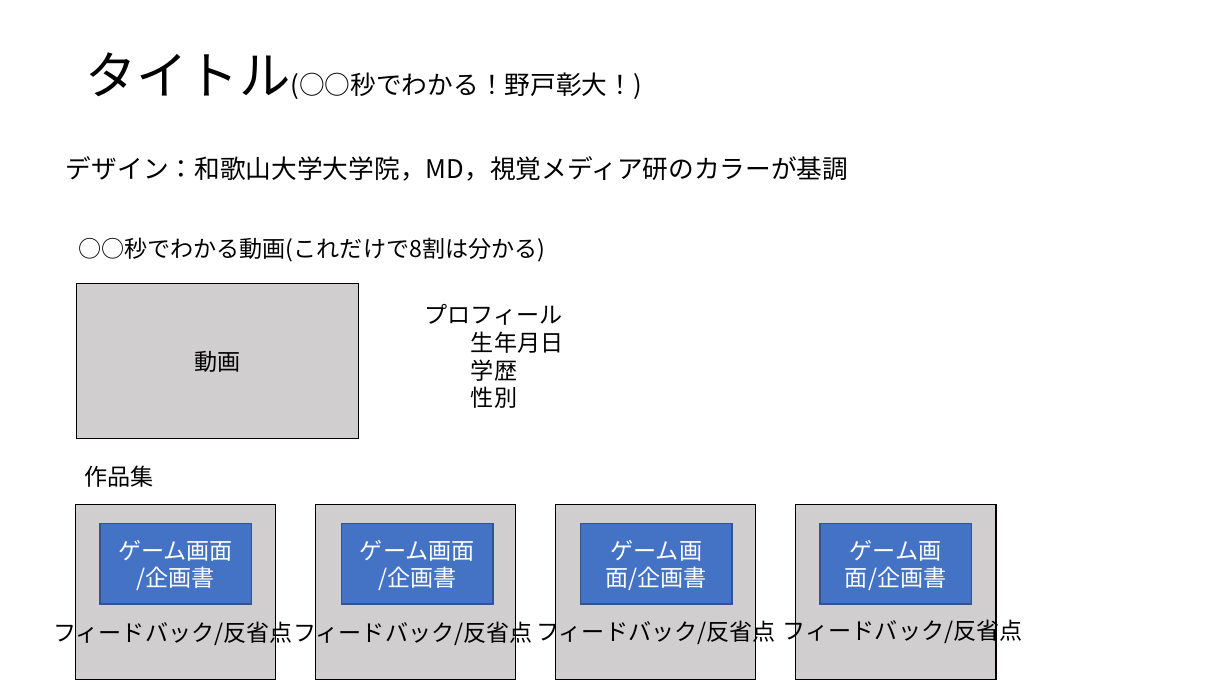
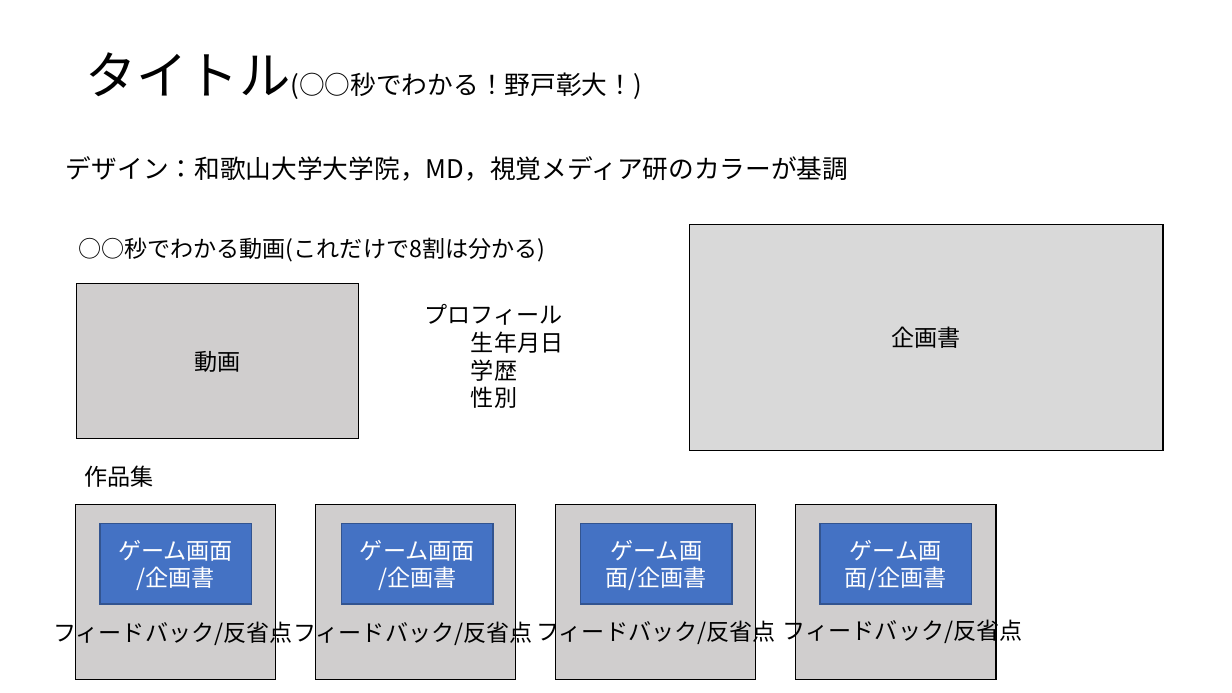
Before and after one commit to NottyAce/NotoWebSite, a slide deck: slide 5 of サイト設計図.pptx. Drawn at 1232x693 pixels with LibreOffice and Linux fonts; fonts in the diff are those of the drawing. Boxes give left, top, right and bottom in pixels: in the first picture for what was removed or moved away, otherwise in the second. Text is boxed around its words. In the diff, an @@ line names an element or a change of style, - is before the commit and + after.

```diff
--- a/サイト設計図.pptx
+++ b/サイト設計図.pptx
@@ rectangle added at [689, 225, 1163, 451], fill #D9D9D9, outline #000000 1 pt, 18 pt, text #000000 @@
+企画書
```
Also in this commit, not shown: 7 other files.
